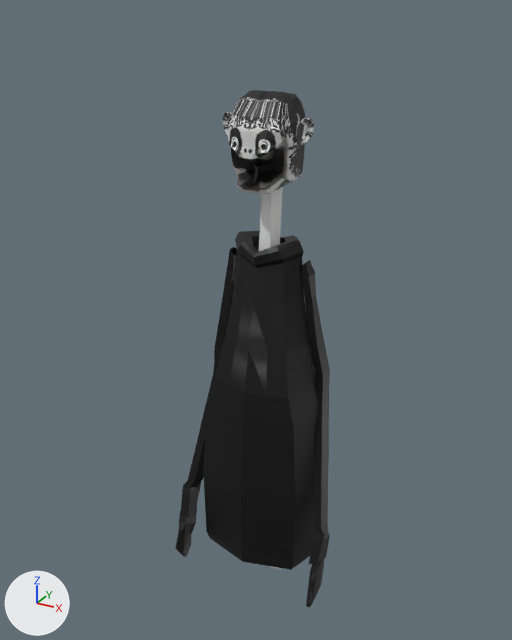
Two versions of the glTF model 3DModels/Monster/monster.glb, one commit apart.
Rendered twice from a 50 mm lens placed at (3.19, -6.04, 3.87), pointed at (-0.13, 0.01, 0.85). The lights are fixed; the arrows at lower left show +X, +Y and +Z. Where no turn or scale is listed for an object, it has been applied to the vertices. Vertices at the same position are counted once.
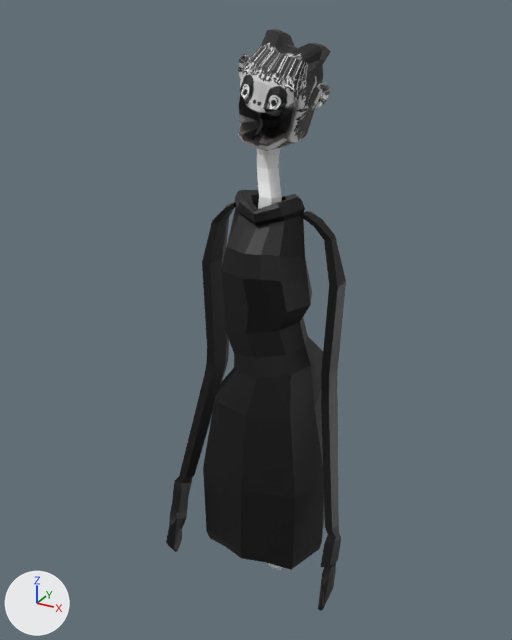
Boxes [x1, y1, x2, y2] around the edits, measured in the pictures (512 x 640 px; the box of a moved part takes in the faces that stretch with it):
'Cube', reshaped (12% taller): before [203, 231, 329, 570]; after [203, 190, 325, 570]
'Cylinder.001', reshaped, moved, turned: before [175, 247, 330, 608]; after [166, 202, 346, 611]
'Cube.001', reshaped, turned: before [222, 90, 314, 194]; after [238, 29, 331, 151]
'Cylinder.002', reshaped, rescaled: before [259, 187, 283, 251]; after [257, 147, 282, 209]
part 1 of me_cube, moved or reshaped: before [203, 231, 329, 470]; after [203, 190, 325, 543]
part 2 of me_cube, moved or reshaped: before [203, 468, 295, 570]; after [203, 468, 295, 569]
part 3 of me_cylinder_001, moved or reshaped: before [309, 532, 330, 564]; after [320, 534, 341, 567]
part 4 of me_cylinder_001, moved or reshaped: before [306, 560, 324, 608]; after [318, 562, 336, 611]
part 5 of me_cylinder_001, moved or reshaped: before [181, 483, 201, 518]; after [172, 479, 192, 513]
part 6 of me_cylinder_001, moved or reshaped: before [175, 511, 196, 557]; after [166, 506, 187, 552]
part 7 of me_cylinder_001, moved or reshaped: before [301, 260, 330, 536]; after [300, 211, 346, 539]
part 8 of me_cylinder_001, moved or reshaped: before [184, 247, 236, 487]; after [175, 202, 236, 483]
part 9 of me_cube_002, moved or reshaped: before [296, 118, 314, 145]; after [308, 83, 330, 110]
part 10 of me_cube_002, moved or reshaped: before [222, 112, 232, 135]; after [238, 54, 251, 79]
part 11 of me_cube_002, rebuilt (21% wider, 17% taller): before [228, 90, 305, 194]; after [238, 29, 331, 151]

Diff of the bpy script that builds the scene:
```diff
--- a/3DModels/Monster/monster.glb.py
+++ b/3DModels/Monster/monster.glb.py
@@ me_cube @@
-me_cube.from_pydata(...)  # 198 vertices, 374 faces; spans x -0.77..0.73, y -0.54..0.65, z -2.72..1.07
+me_cube.from_pydata(...)  # 234 vertices, 446 faces; spans x -0.77..0.73, y -0.54..0.67, z -2.72..1.5
+# me_cube part 1: 173 vertices removed from x -0.65..0.65, y -0.49..0.65, z -2.62..1.07; 209 vertices added at x -0.59..0.58, y -0.48..0.67, z -2.55..1.5
+# me_cube part 2: 6 vertices removed from x -0.32..0.25, y -0.51..-0.41, z -2.72..-2.61; 6 vertices added at x -0.32..0.26, y -0.53..-0.43, z -2.65..-2.54
 me_cube.materials.append(mat_material)
@@ me_cylinder_001 @@
 # used by ob_cylinder_001; location = (0.27, -0.24, 1.48); rotation_euler = (-0.0852, -0.295, -0.0443), in degrees (-4.9, -17, -2.5)
-me_cylinder_001.from_pydata(...)  # 222 vertices, 396 faces; spans x -2.14..0.19, y -0.17..0.63, z -3.72..0.35
+me_cylinder_001.from_pydata(...)  # 222 vertices, 396 faces; spans x -2.28..0.56, y -0.19..0.71, z -3.76..0.79
+# me_cylinder_001 part 3: the loose piece of 20 vertices spanning x -0.45..-0.19, y 0.06..0.39, z -3.2..-2.83 is moved by (0.12, 0.02, -0.04)
+# me_cylinder_001 part 4: the loose piece of 46 vertices spanning x -0.56..-0.28, y -0.05..0.3, z -3.72..-3.15 is moved by (0.12, 0.02, -0.04)
+# me_cylinder_001 part 5: the loose piece of 20 vertices spanning x -2.05..-1.85, y -0.05..0.28, z -2.75..-2.33 is multiplied about its middle by the matrix ((0.998, -0.012, 0.054), (0.012, 1.0, 0.001), (-0.054, 0.0, 0.999)), then moved by (-0.12, -0.01, 0.08)
+# me_cylinder_001 part 6: the loose piece of 46 vertices spanning x -2.14..-1.95, y -0.17..0.18, z -3.25..-2.64 is moved by (-0.13, -0.01, 0.09)
+# me_cylinder_001 part 7: 45 of 222 vertices moved; they spanned x -0.35..0.19, y 0.15..0.63, z -2.92..0.1 and now span x -0.23..0.56, y 0.17..0.71, z -2.96..0.55; mean shift (0.22, 0.01, 0.2); largest move (-0.02, 0.56, -0.71) -> (0.42, 0.62, -0.18)
+# me_cylinder_001 part 8: 45 of 222 vertices moved; they spanned x -1.97..-0.62, y 0.02..0.55, z -2.43..0.35 and now span x -2.08..-0.36, y 0.01..0.61, z -2.35..0.79; mean shift (0.04, -0.01, 0.29); largest move (-1.07, 0.34, -0.39) -> (-0.99, 0.32, 0.29)
 me_cylinder_001.materials.append(mat_material_002)
@@ me_cube_002 @@
 # used by ob_cube_001; location = (0.02, 0.0, 2.71); scale = (0.389, 0.389, 0.389)
-me_cube_002.from_pydata(...)  # 533 vertices, 1037 faces; spans x -1.23..1.23, y -1.11..0.97, z -1.08..1.21
+me_cube_002.from_pydata(...)  # 579 vertices, 1129 faces; spans x -1.23..1.23, y -1.11..0.97, z 0.02..2.47
+# me_cube_002 part 9: the loose piece of 90 vertices spanning x 0.82..1.23, y -0.23..-0.01, z 0.05..0.68 is moved by (0.0, 0.0, 1.1)
+# me_cube_002 part 10: the loose piece of 90 vertices spanning x -1.23..-0.82, y -0.23..-0.01, z 0.05..0.68 is moved by (0.0, 0.0, 1.1)
+# me_cube_002 part 11: the loose piece of 353 vertices spanning x -0.84..0.84, y -1.11..0.97, z -1.08..1.21 is rebuilt with 399 vertices and now spans x -0.84..0.84, y -1.11..0.97, z 0.02..2.47
 me_cube_002.materials.append(mat_material_001)
@@ me_cylinder_002 @@
 # used by ob_cylinder_002; location = (0.01, 0.02, 1.82); scale = (0.121, 0.121, 0.121)
-me_cylinder_002.from_pydata(...)  # 10 vertices, 10 faces; spans x -0.91..1.0, y -0.74..1.52, z -1.5..4.89
+me_cylinder_002.from_pydata(...)  # 35 vertices, 60 faces; spans x -1.78..0.93, y -0.74..2.44, z 2.02..8.41
+# me_cylinder_002 part 12: the whole mesh is rebuilt
@@ ob_cylinder_001 @@
 ob_cylinder_001 = bpy.data.objects.new('Cylinder.001', me_cylinder_001)
-ob_cylinder_001.location = (0.27, -0.24, 1.48)
-ob_cylinder_001.rotation_euler = (-0.0852, -0.295, -0.0443)  # degrees (-4.9, -17, -2.5)
+ob_cylinder_001.location = (0.19, -0.25, 1.48)
+ob_cylinder_001.rotation_euler = (-0.0816, -0.322, -0.0487)  # degrees (-4.7, -18, -2.8)
@@ ob_cube_001 @@
 ob_cube_001.location = (0.02, 0.0, 2.71)
+ob_cube_001.rotation_euler = (-0.0204, 0.259, -0.045)  # degrees (-1.2, 15, -2.6)
 ob_cube_001.scale = (0.389, 0.389, 0.389)
@@ ob_cylinder_002 @@
 ob_cylinder_002.location = (0.01, 0.02, 1.82)
-ob_cylinder_002.scale = (0.121, 0.121, 0.121)
+ob_cylinder_002.scale = (0.136, 0.121, 0.121)
```
